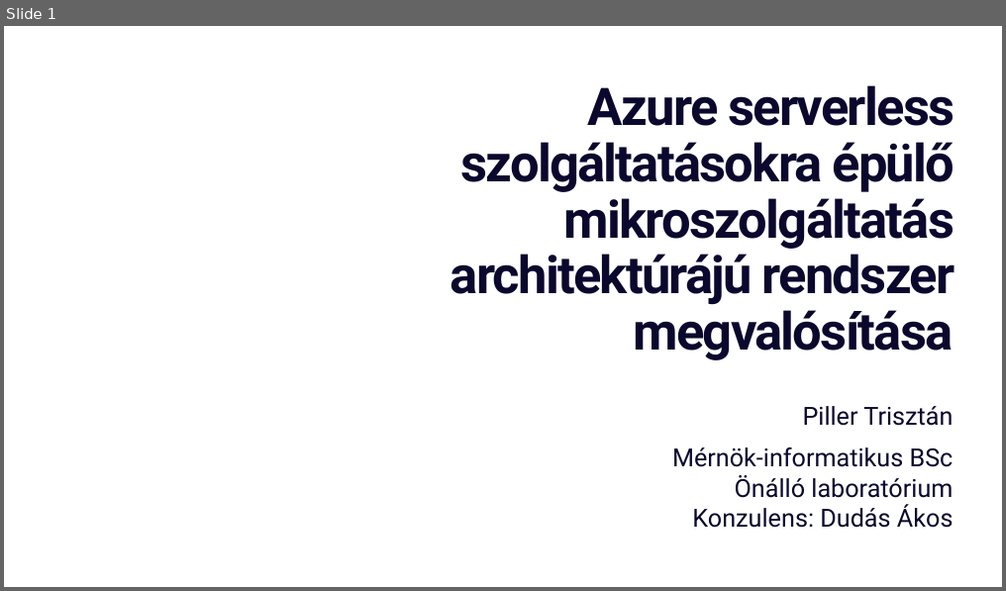
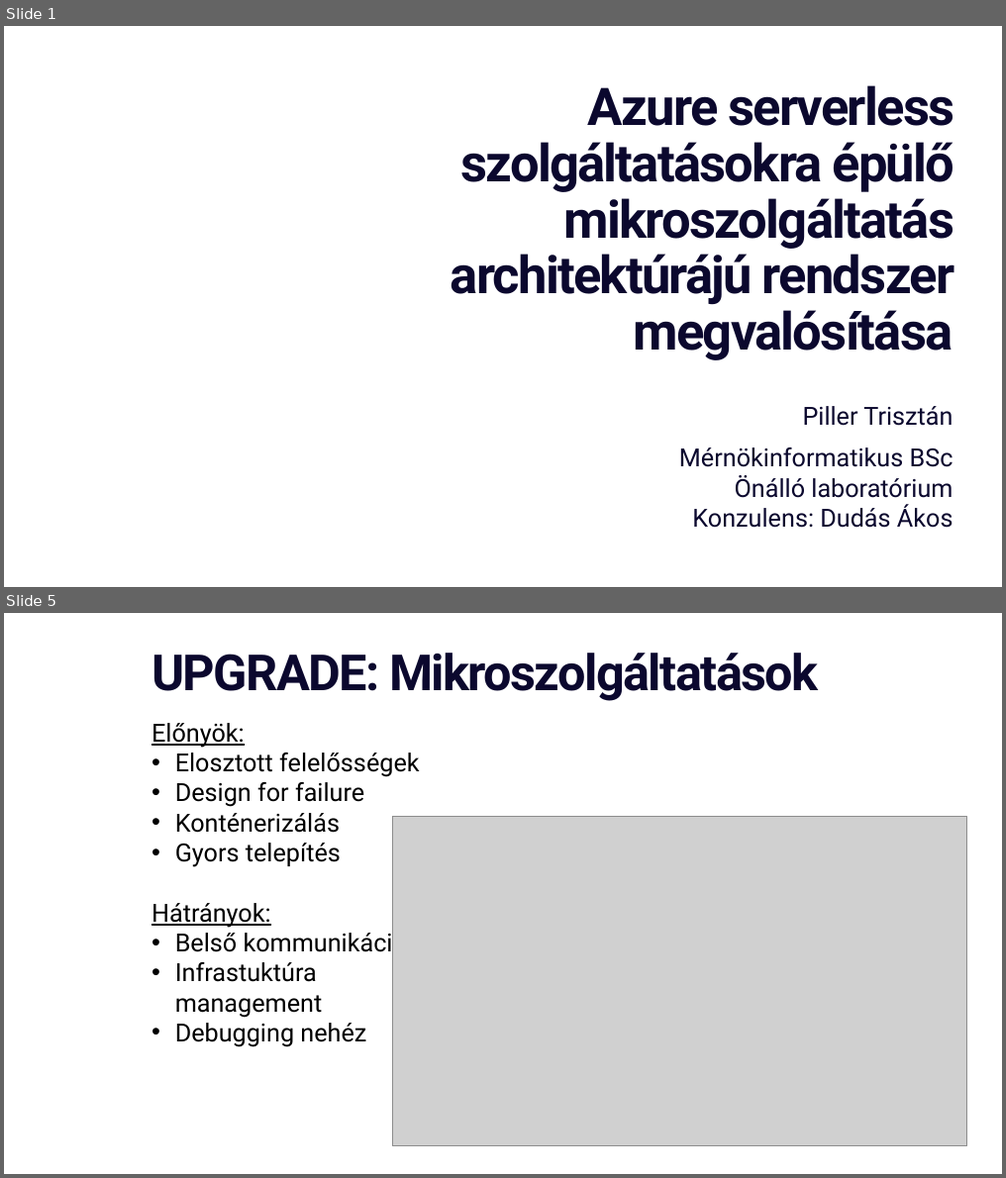
Before and after one commit to triszt4n/remark, a slide deck: docs/Presentation_hu.pptx. Shown one above the other, each under a label of ours: slide 1 before the commit, slides 1 and 5 after it; the slides between them are not shown. The pictures are 1006x591 and 1006x1178 pixels, drawn with LibreOffice and Linux fonts; fonts in the diff are those of the drawing; grey boxes stand for pictures; background and template pictures are left out. Boxes give left, top, right and bottom in pixels: in the first picture for what was removed or moved away, otherwise in the second. Text is boxed around its words. In the diff, an @@ line names an element or a change of style, - is before the commit and + after.

```diff
--- a/docs/Presentation_hu.pptx
+++ b/docs/Presentation_hu.pptx
@@ slide 5 added at (4,613,1002,1174), background #FFFFFF @@
@@ title added at (152,653,819,701), 48 pt, text #0B082E, bold @@
+UPGRADE: Mikroszolgáltatások
@@ text added at (152,723,419,867), 24 pt, text #000000 @@
+Előnyök:
+• Elosztott felelősségek
+• Design for failure
+• Konténerizálás
+• Gyors telepítés
@@ picture added at (392,817,967,1147) @@
@@ text added at (152,903,407,1048), 24 pt, text #000000 @@
+Hátrányok:
+• Belső kommunikáció
+• Infrastuktúra management
+• Debugging nehéz
@@ slide 1 changed as well @@
@@ subtitle "Piller Trisztán": place and size @@
-subtitle "Piller Trisztán" at (672,406,953,528)
+subtitle "Piller Trisztán" at (679,406,953,528)
@@ subtitle at (679,448,953,468): text changed @@
-Mérnök-informatikus BSc
+Mérnökinformatikus BSc
```
Also in this commit, not shown: 10 other slides added, 1 slide removed, 11 other files.
